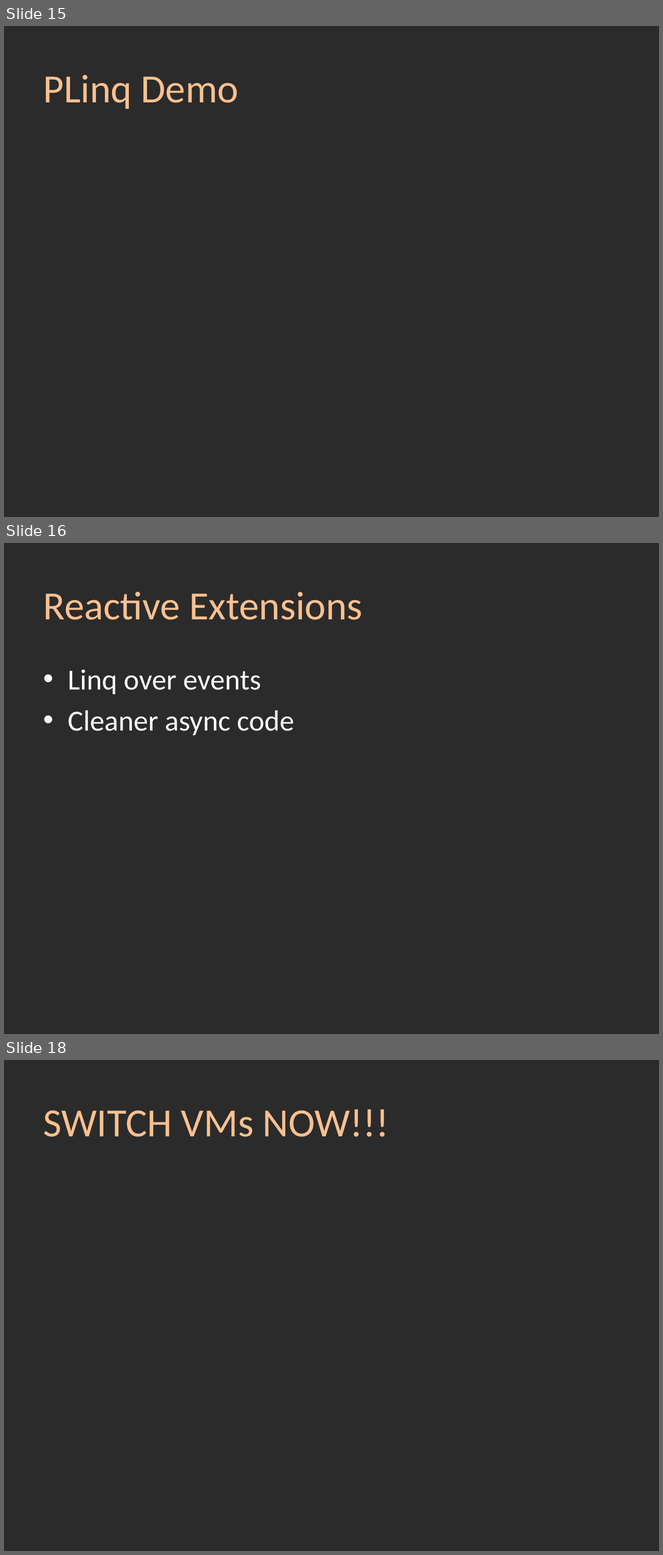
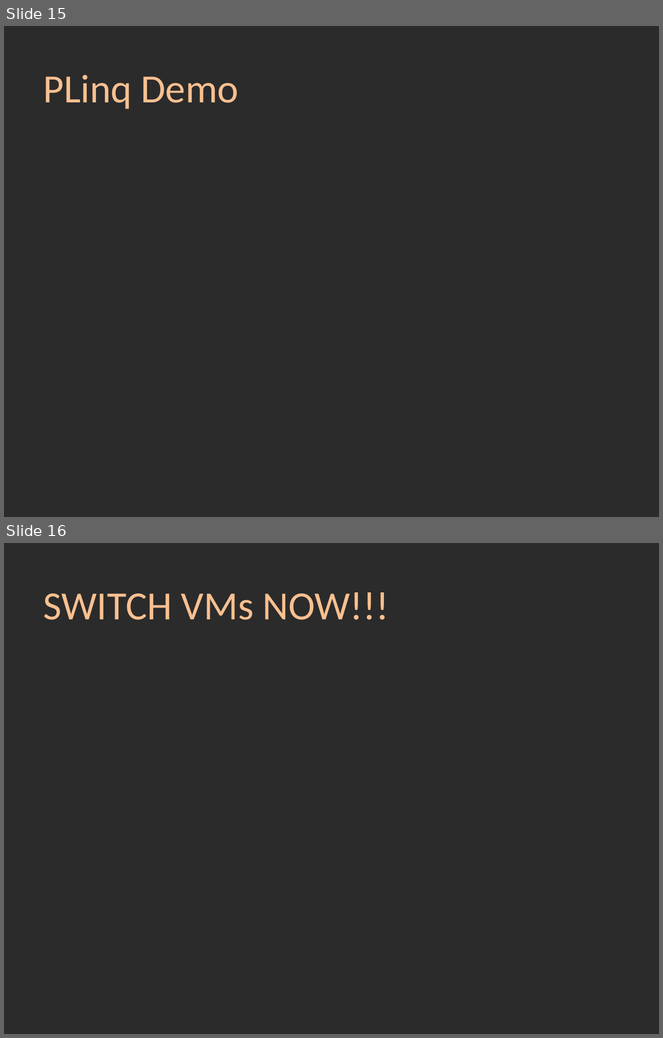
Before and after one commit to srstrong/NDC-Overview, a slide deck: Overview.pptx. Shown one above the other, each under a label of ours: slides 15, 16 and 18 before the commit, slides 15 and 16 after it; the slides between them are not shown. The pictures are 663x1555 and 663x1038 pixels, drawn with LibreOffice and Linux fonts; fonts in the diff are those of the drawing; background and template pictures are left out; a plain dark background stands for a picture behind light text. Boxes give left, top, right and bottom in pixels: in the first picture for what was removed or moved away, otherwise in the second. Text is boxed around its words. In the diff, an @@ line names an element or a change of style, - is before the commit and + after.

```diff
--- a/Overview.pptx
+++ b/Overview.pptx
@@ slide 16 removed at (x1=4, y1=543, x2=659, y2=1034), background picture (left out) @@
@@ title removed at (x1=44, y1=592, x2=363, y2=620) @@
-Reactive Extensions
@@ text removed at (x1=68, y1=669, x2=294, y2=735) @@
-• Linq over events
-• Cleaner async code
@@ what was slide 18 is now slide 16 @@
```
Also in this commit, not shown: 2 slides changed, 1 other slide removed, 6 other files.
